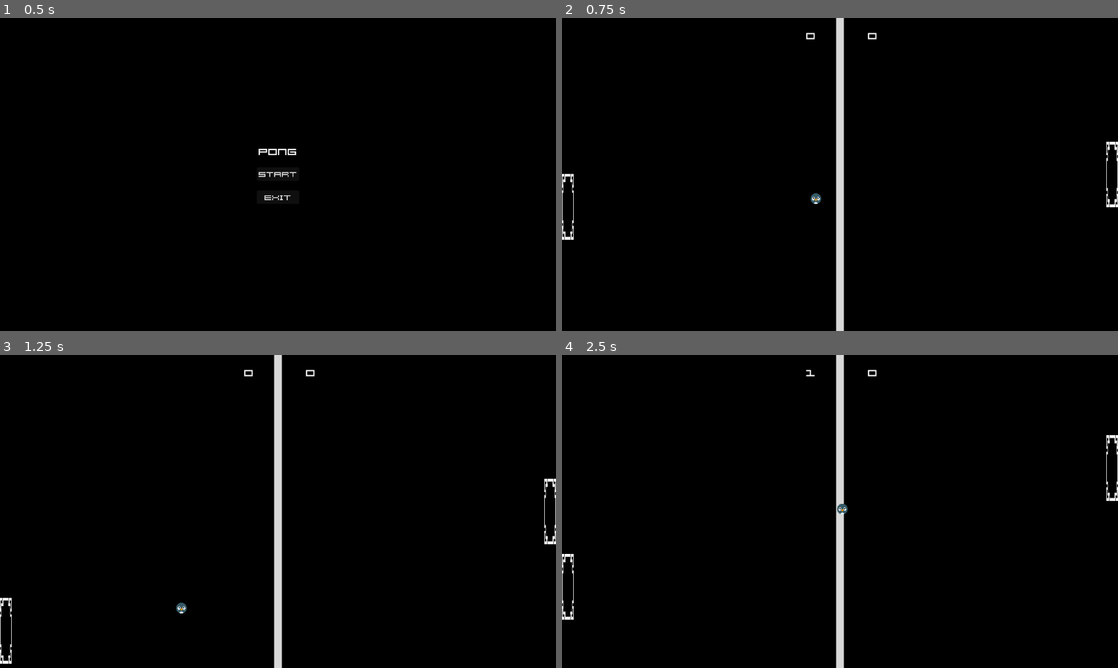
Above: before the commit, frames 1-4 (two rows, left to right).
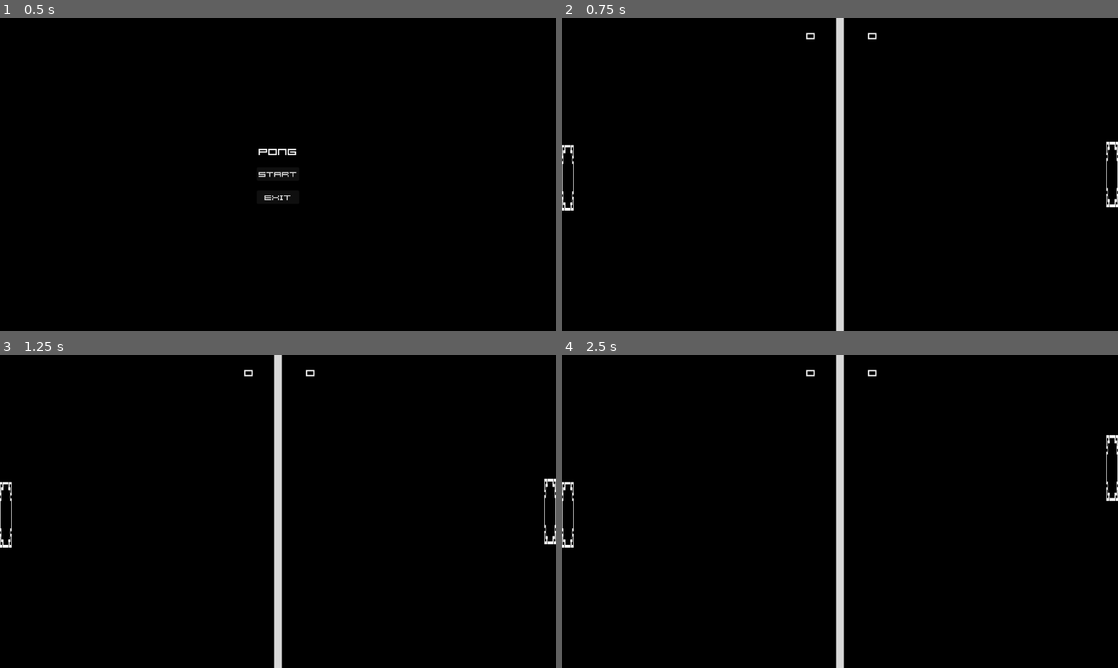
Above: after the commit, the same moments.

Repository: BliniMango/pong-1
Game: Godot game, scene res://scenes/main_menu.tscn
Two runs of this game, one before a commit and one after it. Both use one fixed random seed, a clock stepped at 60 frames per second and the inputs below.
Inputs:
- Up to frame 1 (0.5 s): no input
- Up to frame 2 (0.75 s): click "Start" at 0.5 s
- Up to frame 3 (1.25 s): no input
- Up to frame 4 (2.5 s): hold Up (ui_up) 1.28-2.03 s; hold Down (ui_down) from 2.03 s (still down)

Frame 1 is identical in both runs. In frame 2, 0.3% of the frame differs, in the area x 0-47%, y 40-71%; in frame 3, 0.3%; in frame 4, 0.4%, in the area x 0-52%, y 4-85%.
Error before the commit: Invalid access to property or key 'position' on a base object of type 'previously freed'. (res://scripts/cpu_paddle.gd:13)
Error after the commit: Invalid access to property or key 'position' on a base object of type 'previously freed'. (res://scripts/cpu_paddle.gd:14)

Commit message:
Working on respawn detections #0

Diff:
--- /dev/null
+++ b/codes.gd
@@ -0,0 +1,32 @@
+extends Node #KinematicBody2D
+
+@export var speed: float = 400  # Adjust for desired responsiveness
+@export var ball_path: NodePath
+
+var ball: Node # Changed type for consistency
+var target_y: float
+
+func _ready():
+	ball = get_node(ball_path)
+
+func _process(delta):
+	# Calculate target position based on ball's Y position
+	target_y = ball.position.y
+
+	# Limit target position to playfield bounds (adjust values as needed)
+	target_y = clamp(target_y, 0 + $Sprite2D.texture.get_height() / 2, get_viewport().rect.size.y - $Sprite2D.texture.get_height() / 2)
+
+	# Move towards target position smoothly
+	var movement = Vector2.ZERO
+	movement.y = Vector2.UP * speed * delta.y - ball.position.y
+	movement.y = sign(target_y - ball.position.y) * MIN(ABS(target_y - ball.position.y), ABS(movement.y))  # Smooth approach
+
+	position += movement
+
+# Bounces ball off CPU paddle (assuming Ball inherits KinematicBody2D)
+func _on_PhysicsProcess(delta):
+	if is_on_collider():
+		var ball_collision = get_collider(0)
+		if ball_collision is ball:
+			ball.direction.x *= -1  # Reflect ball's X direction
+			# Optionally adjust ball's Y direction based on collision point (advanced)
--- /dev/null
+++ b/node_2d.tscn
@@ -0,0 +1,6 @@
+[gd_scene load_steps=2 format=3 uid="uid://byt15qfujfk3u"]
+
+[ext_resource type="Script" path="res://codes.gd" id="1_t1lc4"]
+
+[node name="Node2D" type="Node2D"]
+script = ExtResource("1_t1lc4")
--- a/scripts/cpu_paddle.gd
+++ b/scripts/cpu_paddle.gd
@@ -5,6 +5,7 @@
 
 var ball: CharacterBody2D
 var direction
+var ball_respawn = preload("res://scenes/ball.tscn").instantiate()
 
 func _ready():
 	ball = get_node(ball_path)
@@ -12,10 +13,12 @@
 func _process(delta):
 	if ball.position.y > position.y + $Sprite2D.texture.get_height() / 2:
 		position.y += speed * delta
+		$"../Ball".queue_free()
 	elif ball.position.y < position.y - $Sprite2D.texture.get_height() / 2:
 		position.y -= speed * delta
+		$"../Ball".queue_free()
 	# to ensure the paddle stays within bounds
-	position.y = clamp(position.y, 0, 600 - $Sprite2D.texture.get_height())
+	position.y = clamp(position.y, 0, 648- $Sprite2D.texture.get_height())
 
 # bounces ball off cpu paddle
 func _on_area_2d_body_entered(body):
--- a/scripts/main_game.gd
+++ b/scripts/main_game.gd
@@ -26,14 +26,14 @@
 	var ball_respawn = preload("res://scenes/ball.tscn").instantiate()
 	ball_respawn.global_position = Vector2(576, 324)
 	add_child(ball_respawn)
-
+	# counts point
 	tally_points("right")
 
 func _on_right_score_body_entered(body):
 	var ball_respawn = preload("res://scenes/ball.tscn").instantiate()
 	ball_respawn.global_position = Vector2(576, 324)
 	add_child(ball_respawn)
-
+	# counts point
 	tally_points("left")
 
 # boarder collison detection
